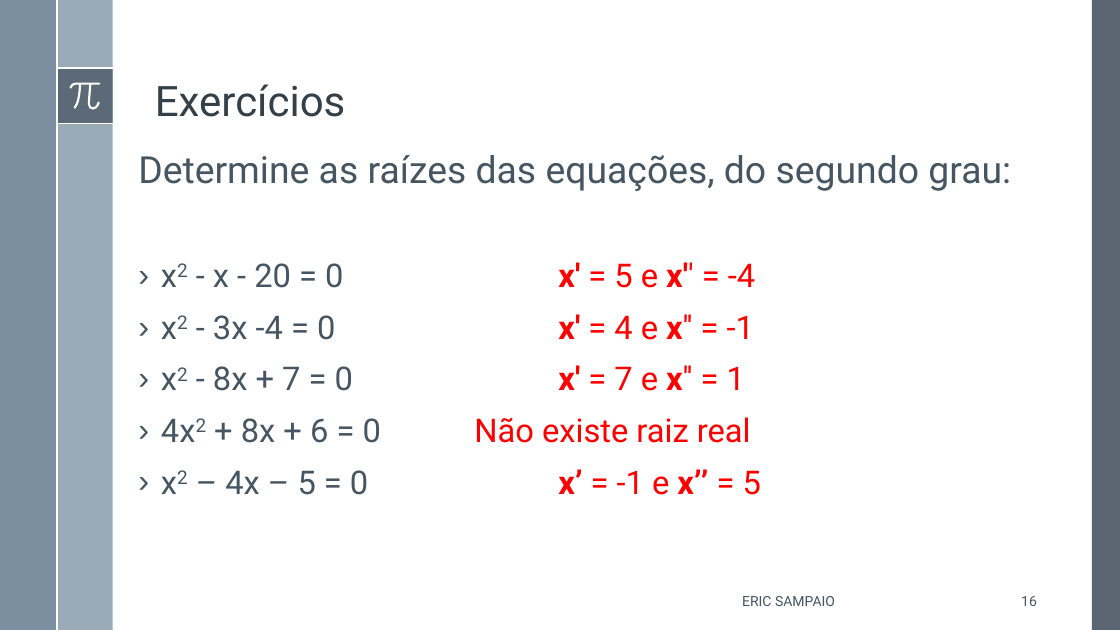
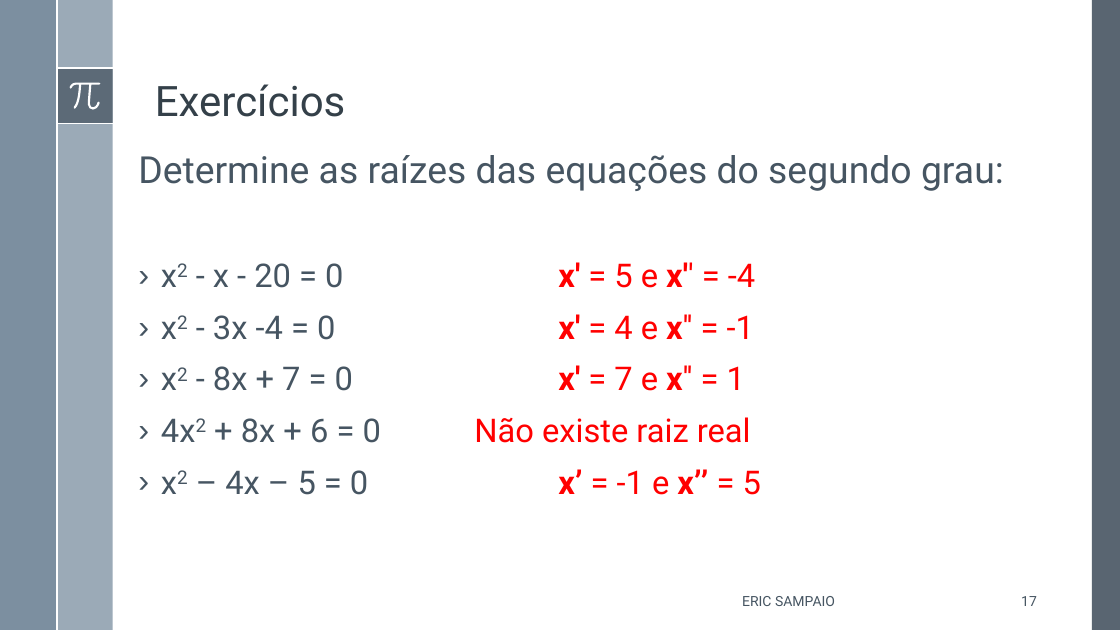
Before and after one commit to Erickgtn/ericsampaio.com.br, a slide deck: slide 17 of SlidesPublicação/Equação do 2º Grau.pptx (slide 16 before the commit). Drawn at 1120x630 pixels with LibreOffice and Linux fonts; fonts in the diff are those of the drawing. Boxes give left, top, right and bottom in pixels: in the first picture for what was removed or moved away, otherwise in the second. Text is boxed around its words. In the diff, an @@ line names an element or a change of style, - is before the commit and + after.

```diff
--- a/SlidesPublicação/Equação do 2º Grau.pptx
+++ b/SlidesPublicação/Equação do 2º Grau.pptx
@@ text at bbox=[138, 155, 1004, 191]: text changed @@
-Determine as raízes das equações, do segundo grau:
+Determine as raízes das equações do segundo grau:
@@ page number at bbox=[1021, 596, 1037, 606]: text changed @@
-16
+17
```
Also in this commit, not shown: 9 other slides changed, 2 slides added, 1 slide removed, 1 other file.
